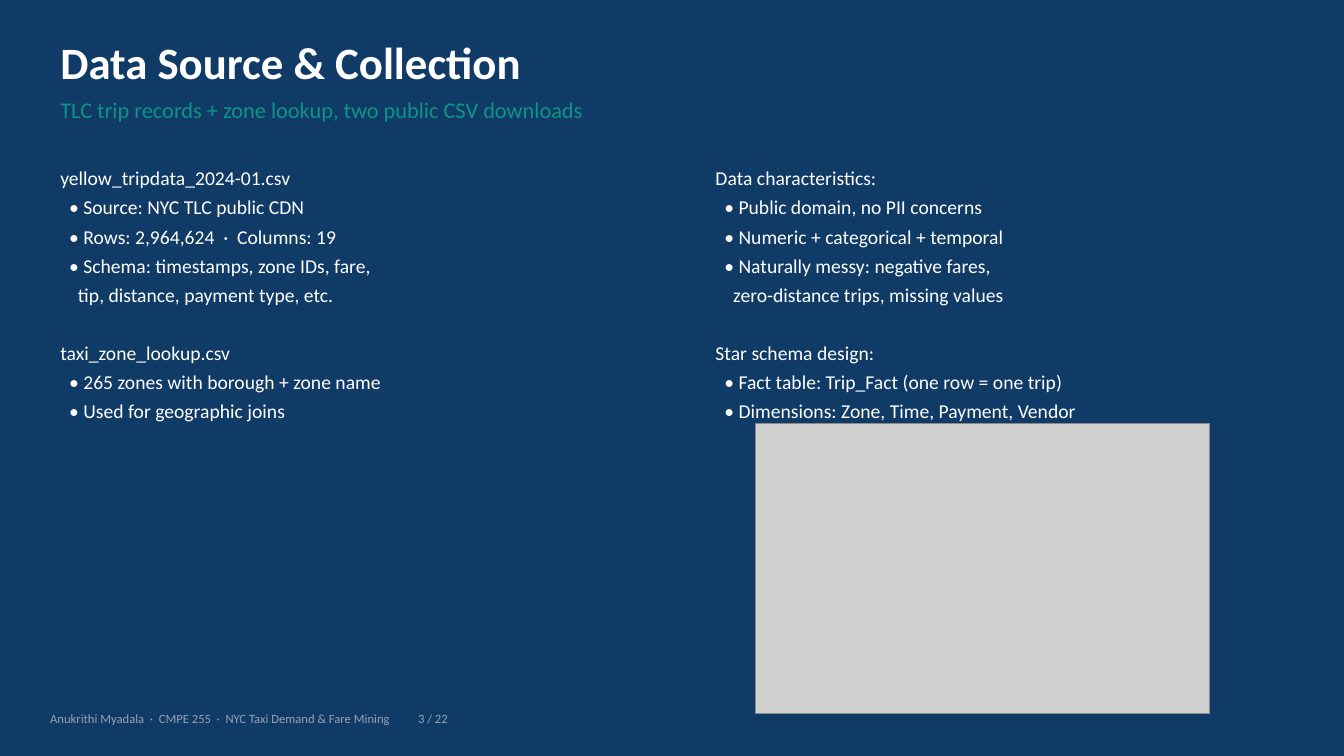
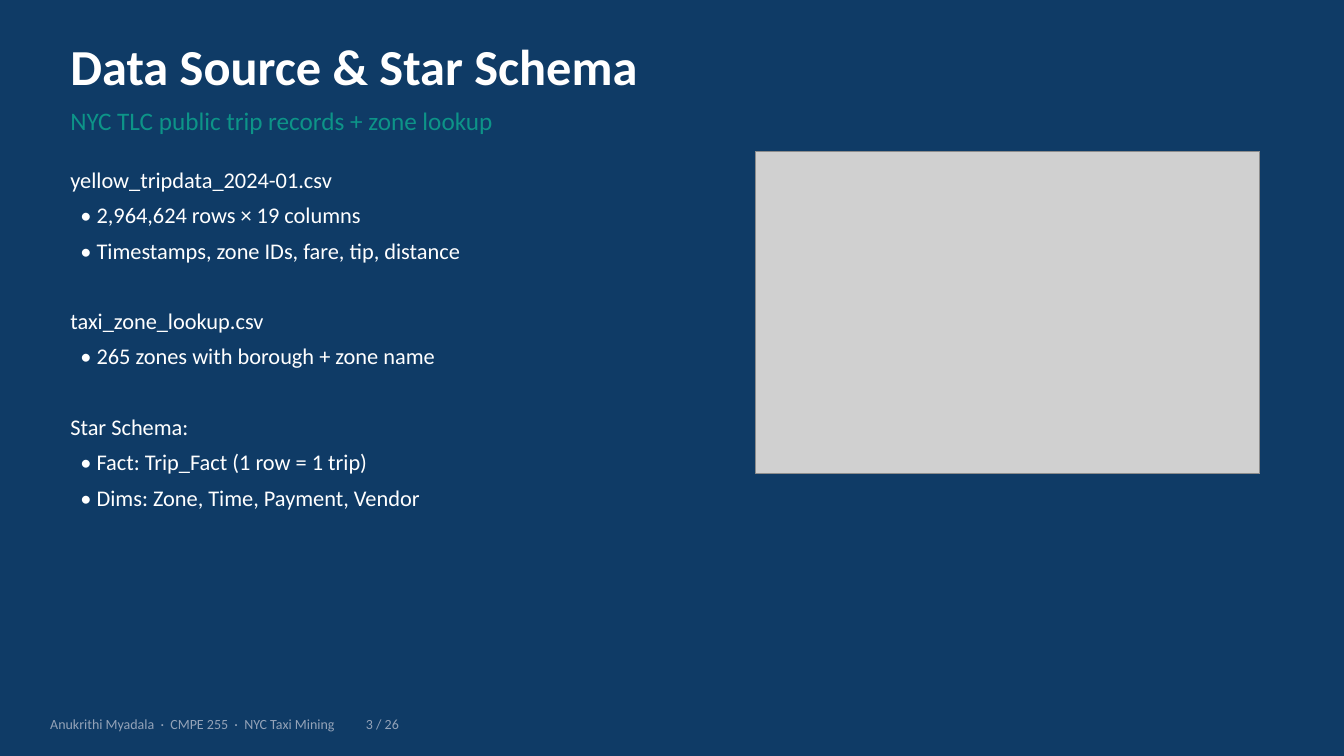
Before and after one commit to anu-myadala/255finalprojectanu, a slide deck: slide 3 of Taxi_Project_Presentation.pptx. Drawn at 1344x756 pixels with LibreOffice and Linux fonts; fonts in the diff are those of the drawing; grey boxes stand for pictures. Boxes give left, top, right and bottom in pixels: in the first picture for what was removed or moved away, otherwise in the second. Text is boxed around its words. In the diff, an @@ line names an element or a change of style, - is before the commit and + after.

```diff
--- a/Taxi_Project_Presentation.pptx
+++ b/Taxi_Project_Presentation.pptx
@@ text at box(70, 49, 637, 86): text changed; size 32 to 36 pt @@
-Data Source & Collection
+Data Source & Star Schema
@@ text at box(70, 112, 492, 134): text changed; size 16 to 18 pt @@
-TLC trip records + zone lookup, two public CSV downloads
+NYC TLC public trip records + zone lookup
@@ text "yellow_tripdata_2024-01.csv": place and size @@
-text "yellow_tripdata_2024-01.csv" at box(60, 171, 380, 422)
+text "yellow_tripdata_2024-01.csv" at box(70, 172, 460, 510)
@@ text at box(70, 172, 434, 368): size 14 to 16 pt in "yellow_tripdata_2024-01.csv", "taxi_zone_lookup.csv", "• 265 zones with borough + zone ..."; more space between paragraphs @@
@@ text removed at box(715, 171, 1076, 424) @@
-Data characteristics:
-• Public domain, no PII concerns
-• Numeric + categorical + temporal
-• Naturally messy: negative fares,
-zero-distance trips, missing values
-Star schema design:
-• Fact table: Trip_Fact (one row = one trip)
-• Dimensions: Zone, Time, Payment, Vendor
@@ picture: place and size @@
-picture at box(756, 423, 1210, 714)
+picture at box(756, 151, 1260, 474)
@@ text at box(97, 207, 460, 263): text changed; size 14 to 16 pt @@
-• Source: NYC TLC public CDN
-• Rows: 2,964,624 · Columns: 19
-• Schema: timestamps, zone IDs, fare,
-tip, distance, payment type, etc.
+• 2,964,624 rows × 19 columns
+• Timestamps, zone IDs, fare, tip, distance
@@ text at box(70, 419, 420, 510): text changed; size 14 to 16 pt @@
-• Used for geographic joins
+Star Schema:
+• Fact: Trip_Fact (1 row = 1 trip)
+• Dims: Zone, Time, Payment, Vendor
@@ text at box(50, 719, 399, 732): text changed; size 9 to 10 pt @@
-Anukrithi Myadala · CMPE 255 · NYC Taxi Demand & Fare Mining 3 / 22
+Anukrithi Myadala · CMPE 255 · NYC Taxi Mining 3 / 26
```
Also in this commit, not shown: 18 other slides changed, 7 slides added, 3 slides removed, 3 other files.
